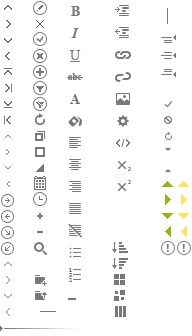
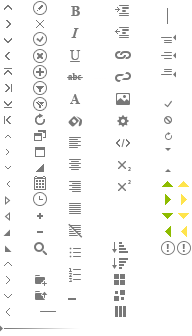
Layered file, before and after one edit (w=192, h=336). Changes by layer:
painted on "maximise" over [36, 149, 44, 156]
painted on "restore" over [34, 130, 46, 141]
painted on "arrow sw" over [1, 242, 14, 255]
painted on "arrow se" over [1, 226, 14, 239]
painted on "arrow west" over [1, 210, 14, 223]
painted on "arrow east" over [1, 194, 14, 207]
